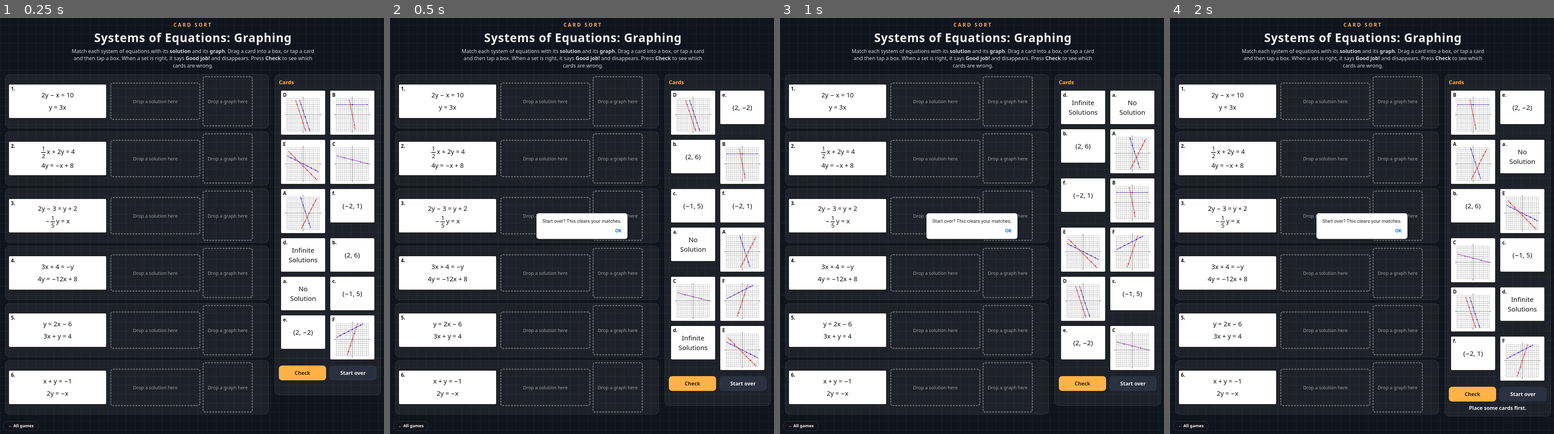
Above: before the commit, frames 1-4 (left to right).
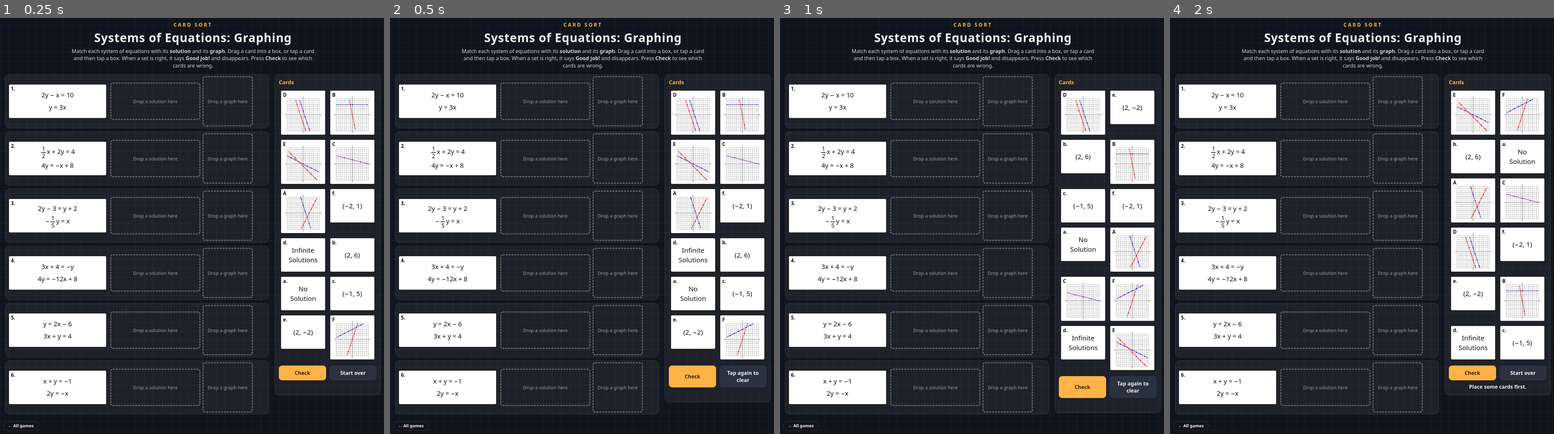
Above: after the commit, the same moments.

Repository: optimizelongisland/class-games
Game: browser game, page games/systems-graphing-card-sort.html
Two runs of this game, one before a commit and one after it. Both use one fixed random seed, a clock stepped at 60 frames per second and the inputs below. When the page shows a pop-up message, it is drawn as a white box for half a second while everything else waits; a line starting with > is the answer the replay typed.
Inputs (mouse positions are in pixels of both pictures, inside the frame that each line leads up to):
- Up to frame 1 (0.25 s): no input
- Up to frame 2 (0.5 s): click "Start over" at 0.27 s
- Up to frame 3 (1 s): click "Start over" (after the commit: "Tap again to clear") at 0.52 s; click "Start over" at 0.77 s
- Up to frame 4 (2 s): click (1362, 267) at 1.07 s; click "Check" at 1.27 s; click (1285, 184) at 1.67 s; click "Start over" (after the commit: "Tap again to clear") at 1.77 s; click "Check" at 1.87 s

Frame 1 is identical in both runs. In frame 2, 6.6% of the frame differs, in the area x 38-100%, y 18-94%; in frame 3, 5.9%; in frame 4, 8.7%, in the area x 38-100%, y 18-96%.

Commit message:
Card sort: confirm Start over on the button (Google Sites blocks pop-ups)
Co-Authored-By: Claude Opus 5.5 <noreply@anthropic.com>
Claude-Session: https://claude.ai/code/session_01YWWzsfQL2PQc8DgjLHQNKx

Diff:
--- a/games/systems-graphing-card-sort.html
+++ b/games/systems-graphing-card-sort.html
@@ -267,7 +267,13 @@
   $('msg').innerHTML = right + ' of 12 correct.' + (wrong ? ' Fix the <span style="color:#ff7b7b">red</span> card' + (wrong > 1 ? 's' : '') + '.' : '') + (empty ? ' ' + empty + ' box' + (empty > 1 ? 'es' : '') + ' still empty.' : '');
 };
 function restart(){leaving.clear(); state = fresh(); selected = null; $('msg').textContent = ''; $('win').classList.remove('show'); save(); render()}
-$('reset').onclick = () => { if (confirm('Start over? This clears your matches.')) restart() };
+let resetArm = null; // no pop-up: Google Sites blocks confirm(), so ask on the button itself
+$('reset').onclick = () => {
+  const btn = $('reset');
+  if (resetArm){ clearTimeout(resetArm); resetArm = null; btn.textContent = 'Start over'; restart(); return }
+  btn.textContent = 'Tap again to clear';
+  resetArm = setTimeout(() => { resetArm = null; btn.textContent = 'Start over' }, 4000);
+};
 $('again').onclick = restart;
 render();
 SYSTEMS.forEach(s => celebrate(s.n));
